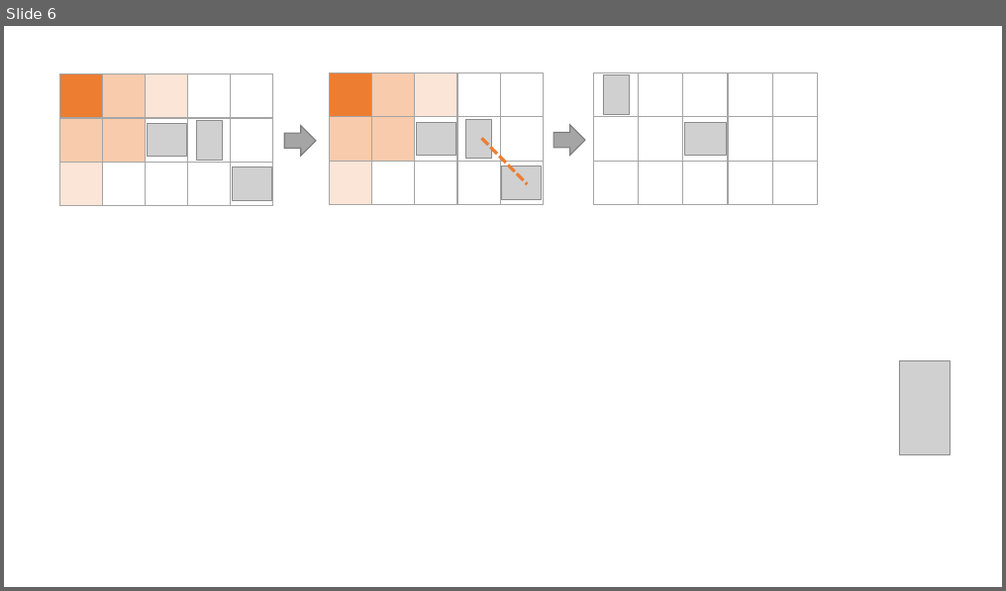
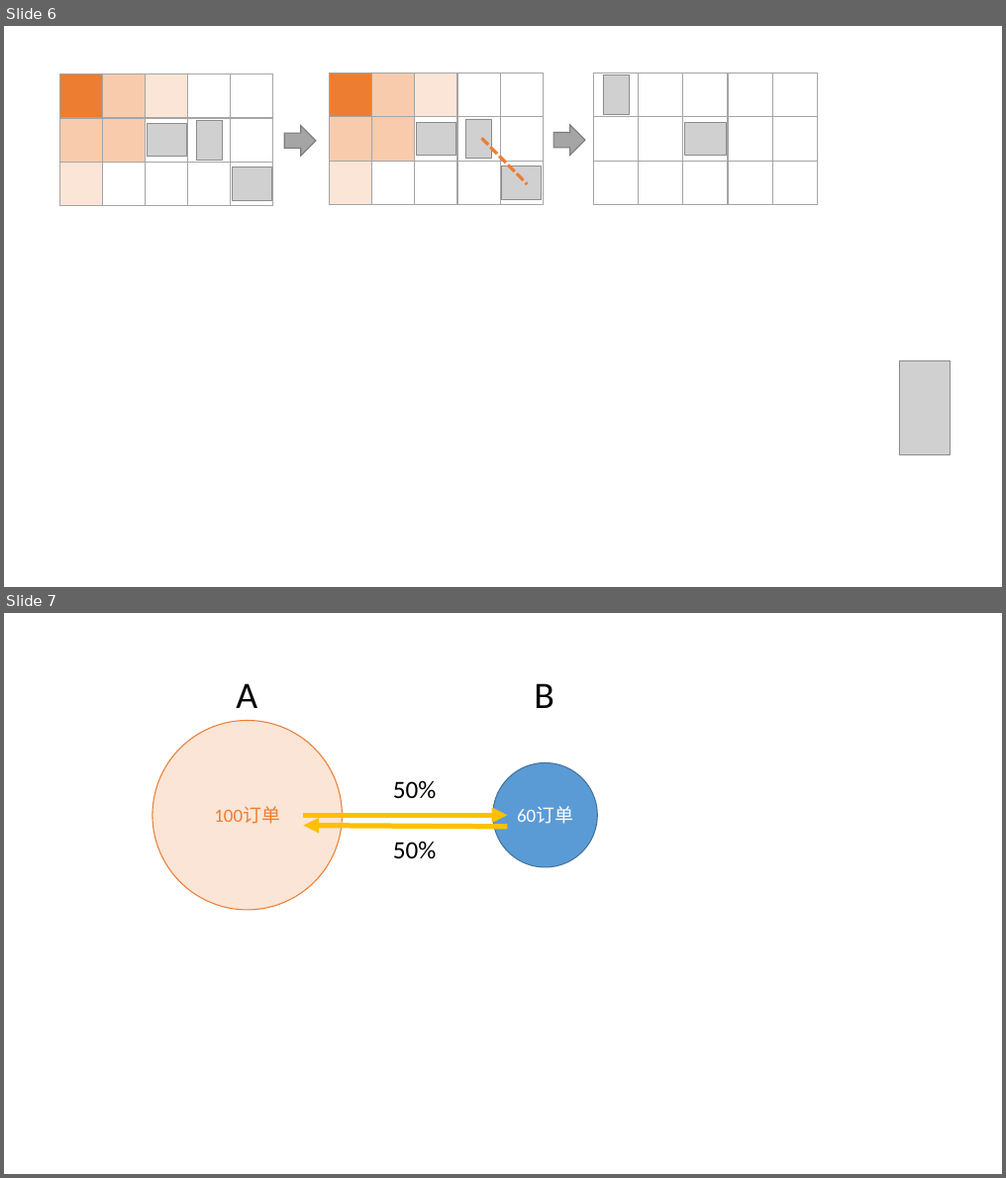
Before and after one commit to xz3030/xz3030.github.io, a slide deck: source/raw_images/distribute1.pptx. Shown one above the other, each under a label of ours: slide 6 before the commit, slides 6 and 7 after it. The pictures are 1006x591 and 1006x1178 pixels, drawn with LibreOffice and Linux fonts; fonts in the diff are those of the drawing; grey boxes stand for pictures. Boxes give left, top, right and bottom in pixels: in the first picture for what was removed or moved away, otherwise in the second. Text is boxed around its words. In the diff, an @@ line names an element or a change of style, - is before the commit and + after.

```diff
--- a/source/raw_images/distribute1.pptx
+++ b/source/raw_images/distribute1.pptx
@@ slide 7 added at (4, 613, 1002, 1174), background #FFFFFF @@
@@ text added at (236, 683, 257, 708), 36 pt, text #000000 @@
+A
@@ text added at (534, 683, 554, 708), 36 pt, text #000000 @@
+B
@@ ellipse added at (152, 721, 342, 910), fill #FBE5D6, outline #ED7D31 1 pt, 18 pt, text #ED7D31 @@
+100订单
@@ text added at (393, 781, 437, 799), 24 pt, text #000000 @@
+50%
@@ ellipse added at (493, 762, 598, 867), fill #5B9BD5, outline #43739E 1 pt, 18 pt, text #FFFFFF @@
+60订单
@@ arrow added from (303, 815) to (508, 815), #FFC000 5 pt @@
@@ arrow added from (508, 827) to (303, 826), #FFC000 5 pt @@
@@ text added at (393, 842, 437, 860), 24 pt, text #000000 @@
+50%
```
Also in this commit, not shown: 6 other files.
